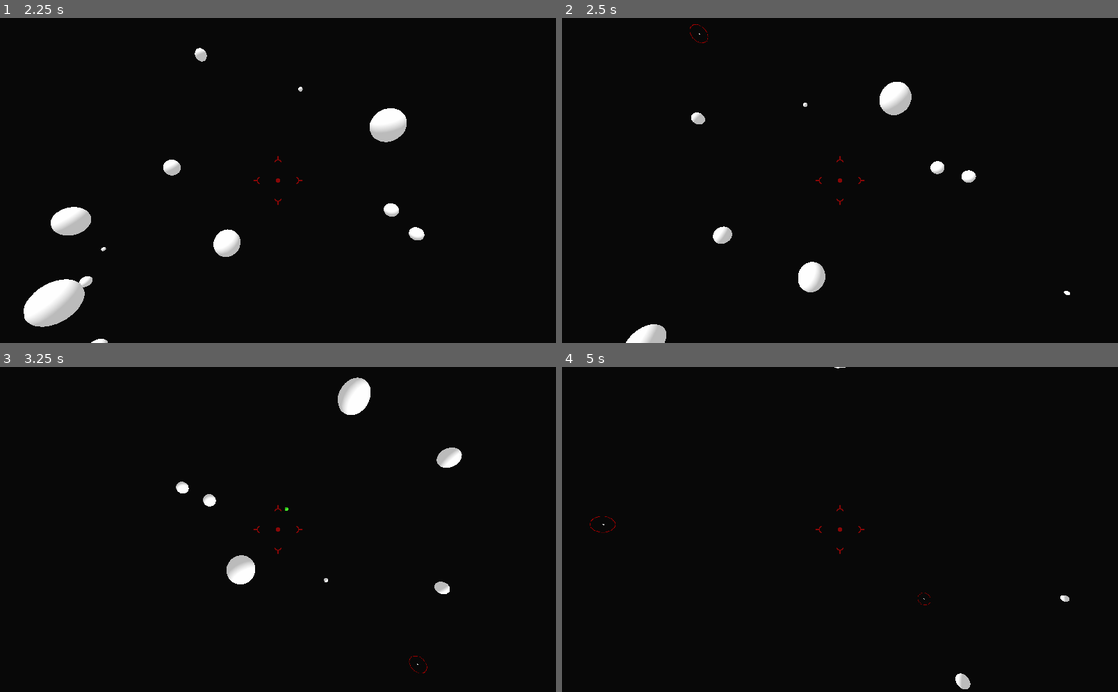
Above: before the commit, frames 1-4 (two rows, left to right).
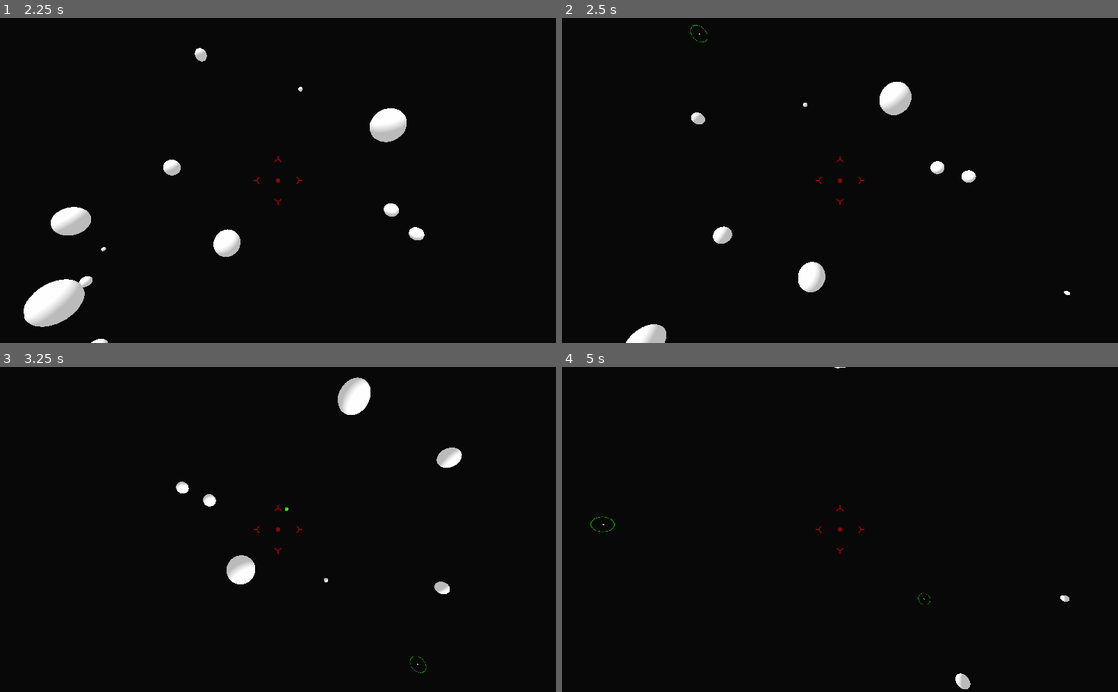
Above: after the commit, the same moments.

Repository: nonk123/CherryFlavouredPepsi
Game: Godot game, scene res://space/space.tscn
Same seed, same stepped clock (60 frames per second), same inputs: the game is played once before the commit and once after it.
Inputs (mouse positions are in pixels of both pictures, inside the frame that each line leads up to):
- Up to frame 1 (2.25 s): tap Enter at 0.5 s; move the mouse to (305, 180) at 0.52 s; hold Right mouse button (halt) 0.53-1.28 s; move the mouse to (250, 180) at 1.27 s; tap Q (roll+) at 1.35 s; move the mouse to (289, 174) at 2.02 s; hold E (roll-) from 2.03 s (still down)
- Up to frame 2 (2.5 s): keep holding E (roll-)
- Up to frame 3 (3.25 s): move the mouse to (272, 536) at 2.77 s; release E (roll-) at 2.78 s; click (272, 536) at 2.85 s
- Up to frame 4 (5 s): move the mouse to (878, 532) at 3.52 s; hold D (x+) 3.53-4.28 s; move the mouse to (795, 526) at 4.27 s; tap A (x-) at 4.35 s

Frame 1 is identical in both runs. In frame 2, less than 0.1% of the frame differs, in the area x 23-27%, y 1-8%; in frame 3, less than 0.1%; in frame 4, less than 0.1%, in the area x 5-67%, y 45-74%.

Commit message:
Show enemy HP on the enemy markers

Diff:
--- a/spaceship/enemy.gd
+++ b/spaceship/enemy.gd
@@ -1,7 +1,7 @@
 extends Spaceship
 
 
-func _init():
+func _init() -> void:
 	team = 1
 
 
--- a/spaceship/enemy_marker.tscn
+++ b/spaceship/enemy_marker.tscn
@@ -1,9 +1,20 @@
-[gd_scene load_steps=2 format=2]
+[gd_scene load_steps=5 format=2]
 
 [ext_resource path="res://spaceship/enemy_marker.png" type="Texture" id=1]
+[ext_resource path="res://spaceship/marker_ring.gd" type="Script" id=2]
 
-[node name="EnemyMarker" type="Sprite3D"]
-modulate = Color( 0.870588, 0, 0, 1 )
-pixel_size = 0.02
-shaded = true
-texture = ExtResource( 1 )
+[sub_resource type="SpatialMaterial" id=1]
+flags_transparent = true
+albedo_texture = ExtResource( 1 )
+
+[sub_resource type="QuadMesh" id=2]
+material = SubResource( 1 )
+size = Vector2( 2.5, 2.5 )
+
+[node name="EnemyMarker" type="Spatial"]
+
+[node name="MarkerRing" type="MeshInstance" parent="."]
+transform = Transform( -1, 0, -8.74228e-08, 0, 1, 0, 8.74228e-08, 0, -1, 0, 0, 0 )
+mesh = SubResource( 2 )
+material/0 = null
+script = ExtResource( 2 )
--- /dev/null
+++ b/spaceship/marker_ring.gd
@@ -0,0 +1,25 @@
+extends MeshInstance
+
+
+var health_percentage := 1.0
+
+
+func _ready() -> void:
+	set_surface_material(0, mesh.material.duplicate())
+
+
+func _process(_delta: float) -> void:
+	var full_health := Color(0.1, 1.0, 0.0)
+	var some_health := Color(0.8, 0.8, 0.0)
+	var low_health := Color(1.0, 0.1, 0.0)
+
+	var final_color: Color
+
+	if health_percentage >= 0.5:
+		var weight := 2.0 * (health_percentage - 0.5)
+		final_color = some_health.linear_interpolate(full_health, weight)
+	else:
+		var weight := 2.0 * health_percentage
+		final_color = low_health.linear_interpolate(some_health, weight)
+
+	get_surface_material(0).albedo_color = final_color
--- a/spaceship/player.gd
+++ b/spaceship/player.gd
@@ -74,26 +74,30 @@
 	var new_count := min(len(enemies), MAX_ENEMY_MARKERS)
 	var old_count := enemy_markers.get_child_count()
 
-	var enemy_marker := preload("res://spaceship/enemy_marker.tscn")
-
 	if new_count > old_count:
 		for _i in range(new_count - old_count):
-			enemy_markers.add_child(enemy_marker.instance())
+			var enemy_marker := preload("res://spaceship/enemy_marker.tscn").instance()
+			enemy_markers.add_child(enemy_marker)
 	elif new_count < old_count:
 		for _i in range(old_count - new_count):
-			var child = enemy_markers.get_child(0)
+			var child := enemy_markers.get_child(0)
 			enemy_markers.remove_child(child)
 			child.queue_free()
 
 	for idx in range(new_count):
-		var marker = enemy_markers.get_child(idx)
+		var enemy_marker := enemy_markers.get_child(idx)
+		var enemy: Spaceship = enemies[idx]
 
-		var position = enemies[idx].translation - translation
+		var position = enemy.translation - translation
 		var distance = position.length()
 
-		marker.look_at_from_position(position.normalized(), Vector3.ZERO, local_up)
-		marker.scale.x = max(0.02, enemies[idx].radius / distance)
-		marker.scale.y = marker.scale.x
+		enemy_marker.look_at_from_position(position.normalized(), Vector3.ZERO, local_up)
+		enemy_marker.scale.x = max(0.02, enemy.radius / distance)
+		enemy_marker.scale.y = enemy_marker.scale.x
+
+		var percentage := enemy.health / enemy.max_health
+		var marker_ring := enemy_marker.get_node("MarkerRing")
+		marker_ring.health_percentage = percentage
 
 
 func draw_prediction_line() -> void:
